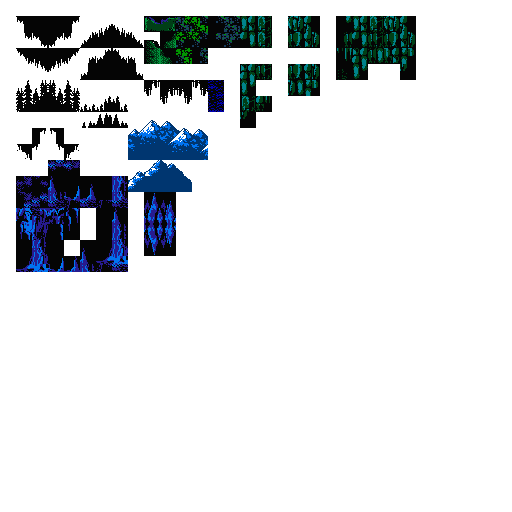
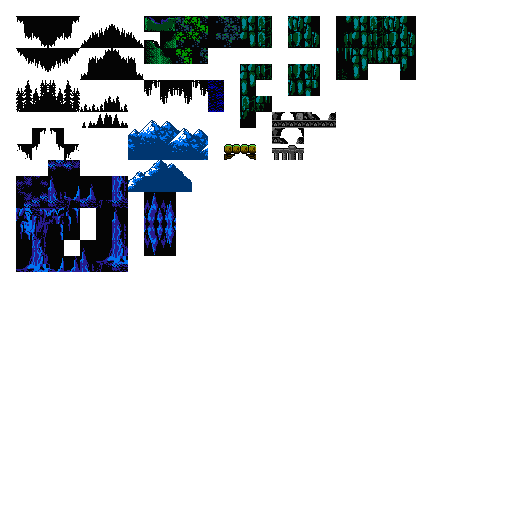
Two versions of the same layered image (512 x 512). Layer-by-layer changes:
renamed "Layer 32" to "Layer 46", moved it above "Layer 43", painted on it over [224, 112, 336, 160]
hid "Layer 43", painted on it over [224, 135, 304, 160]
